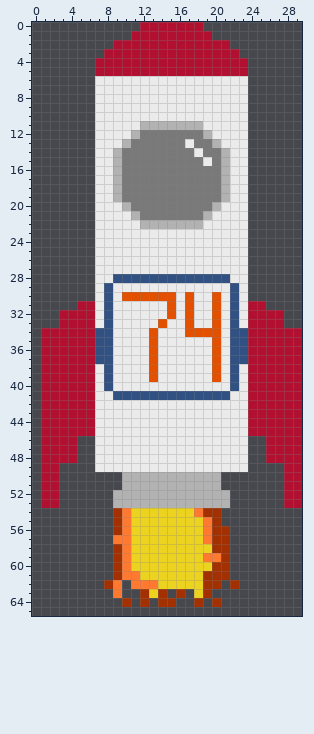
Sprite sheet -- assets/badass-rocket2.png. Above: the version before the commit.
The file is 30x66 pixels.
New version:
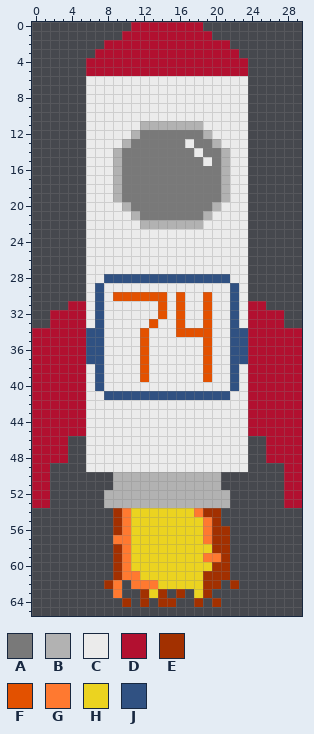
Palette (. is transparent): A #797979  B #b2b2b2  C #ebebeb  D #b21030  E #a23000  F #e35100  G #ff7930  H #ebd320  J #305182
The exact change:
Changed rows in their new state; - is an unchanged pixel.
first column x 0:
 0 -----------D---------
 1 ----------D----------
 2 --------D------------
 3 -------D-------------
 4 ------D--------------
 5 ------D--------------
 6 ------C--------------
 7 ------C--------------
 8 ------C--------------
 9 ------C--------------
10 ------C--------------
11 ------C--------------
12 ------C--------------
13 ------C--------------
14 ------C--------------
15 ------C--------------
16 ------C--------------
17 ------C--------------
18 ------C--------------
19 ------C--------------
20 ------C--------------
21 ------C--------------
22 ------C--------------
23 ------C--------------
24 ------C--------------
25 ------C--------------
26 ------C--------------
27 ------C--------------
28 ------C-J------------
29 ------CJC------------
30 ------CJCF-----CFC-FC
31 ----D-CJC-----FCFC-FC
32 --D---CJC-----FCFC-FC
33 --D---CJC----FC-FC-FC
34 D-----J-C---FC--F---C
35 D-----J-C---FC-----FC
36 D-----J-C---FC-----FC
37 D-----J-C---FC-----FC
38 D-----CJC---FC-----FC
39 D-----CJC---FC-----FC
40 D-----CJC------------
41 D-----C-J------------
42 D-----C--------------
43 D-----C--------------
44 D-----C--------------
45 D-----C--------------
46 D---.-C--------------
47 D---.-C--------------
48 D---.-C--------------
49 D-.---C--------------
50 D-.------B-----------
51 D-.------B-----------
52 D-.-----B------------
53 D-.-----B------------
Changed places in both pictures, as pixel boxes (x1, y1, x2, y2):
changed: (32, 22, 221, 508)
